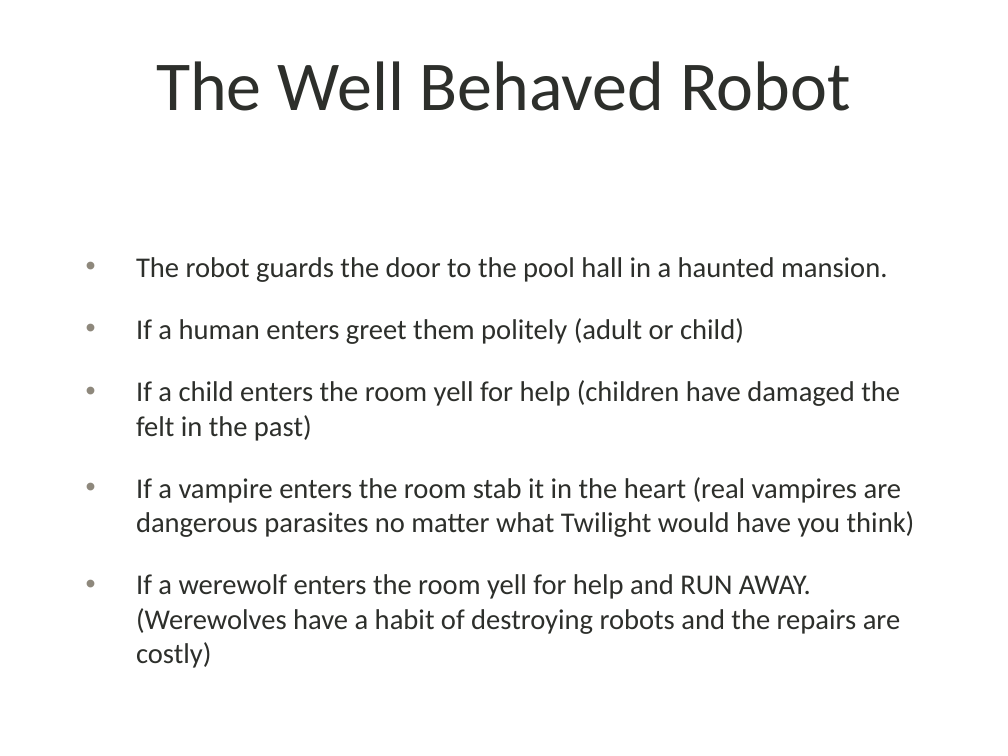
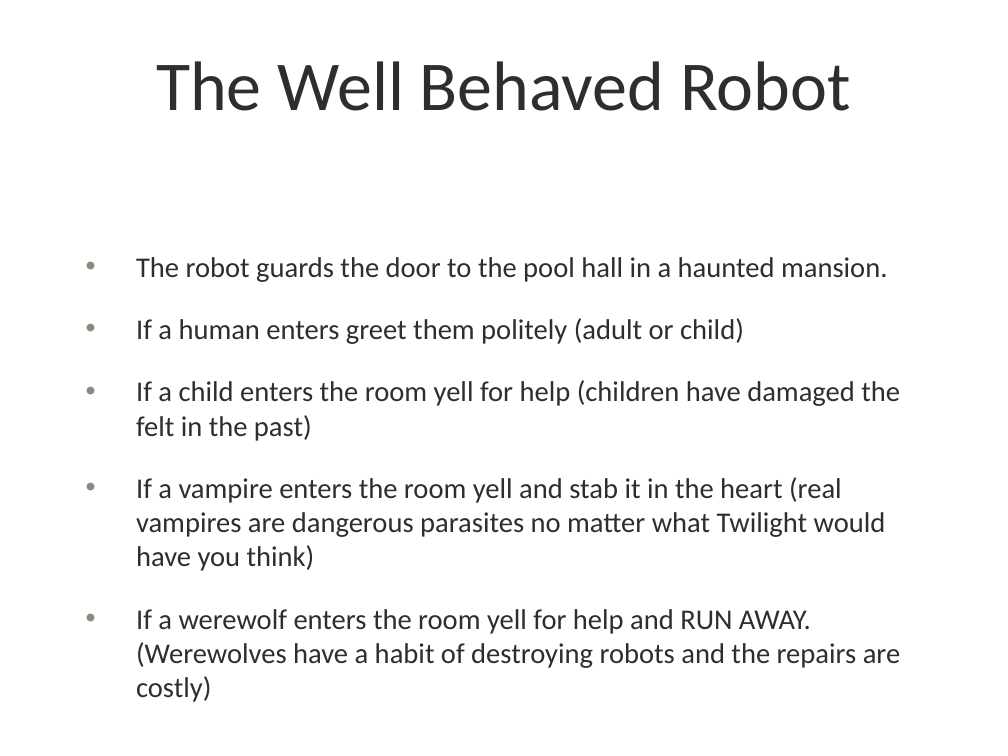
Before and after one commit to fizzyD/good_robot, a slide deck: slide 6 of src/WellBehavedRobot.pptx. Drawn at 1008x756 pixels with LibreOffice and Linux fonts; fonts in the diff are those of the drawing; background and template pictures are left out. Boxes give left, top, right and bottom in pixels: in the first picture for what was removed or moved away, otherwise in the second. Text is boxed around its words. In the diff, an @@ line names an element or a change of style, - is before the commit and + after.

```diff
--- a/src/WellBehavedRobot.pptx
+++ b/src/WellBehavedRobot.pptx
@@ text at <box>136,477,886,571</box>: text changed @@
-• If a vampire enters the room stab it in the heart (real vampires are dangerous parasites no matter what Twilight would have you think)
+• If a vampire enters the room yell and stab it in the heart (real vampires are dangerous parasites no matter what Twilight would have you think)
```
Also in this commit, not shown: 1 slide added, 1 other file.
